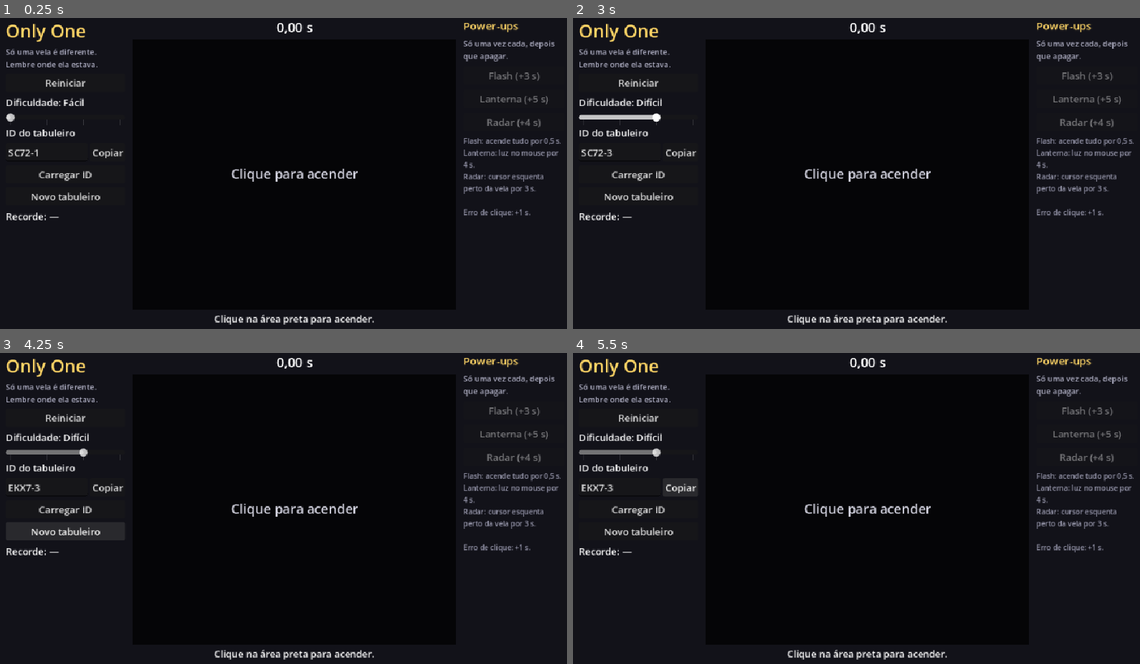
Above: before the commit, frames 1-4 (two rows, left to right).
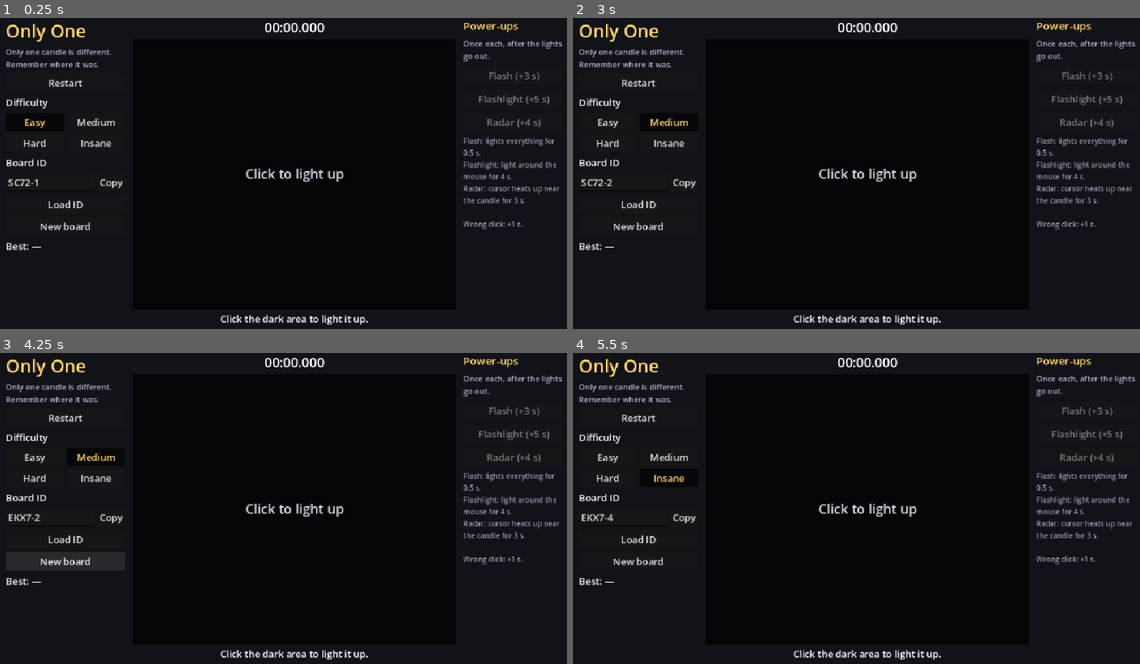
Above: after the commit, the same moments.

Repository: samhk222/samuca-game-jam
Game: Godot game, scene res://scenes/main.tscn
Two runs of this game, one before a commit and one after it. Both use one fixed random seed, a clock stepped at 60 frames per second and the inputs below.
Inputs (mouse positions are in pixels of both pictures, inside the frame that each line leads up to):
- Up to frame 1 (0.25 s): no input
- Up to frame 2 (3 s): click "Reiniciar" (after the commit: "Restart") at 0.5 s; click "Copiar" (after the commit: "Copy") at 1.25 s; click "Carregar ID" (after the commit: "Load ID") at 2 s; click (669, 120) at 2.75 s, where only the run after the commit has a clickable "Medium"
- Up to frame 3 (4.25 s): click "Novo tabuleiro" (after the commit: "New board") at 3.5 s
- Up to frame 4 (5.5 s): click (607, 477) at 4.25 s, where only the run after the commit has a clickable "Hard"; click (669, 477) at 5 s, where only the run after the commit has a clickable "Insane"

The runs differ from the first frame. In frame 1, 5.0% of the frame differs, in the area x 1-100%, y 1-99%; in frame 2, 5.2%; in frame 3, 5.3%; in frame 4, 5.3%.

Commit message:
feat: English UI, difficulty buttons instead of slider, millisecond timer
Co-Authored-By: Claude Opus 5.5 <noreply@anthropic.com>

Diff:
--- a/scenes/main.tscn
+++ b/scenes/main.tscn
@@ -53,27 +53,24 @@
 layout_mode = 2
 theme_override_colors/font_color = Color(0.7, 0.7, 0.78, 1)
 theme_override_font_sizes/font_size = 13
-text = "Só uma vela é diferente. Lembre onde ela estava."
+text = "Only one candle is different. Remember where it was."
 autowrap_mode = 3
 
 [node name="RestartButton" type="Button" parent="Margin/Columns/Left"]
 layout_mode = 2
-text = "Reiniciar"
+text = "Restart"
 
 [node name="LevelLabel" type="Label" parent="Margin/Columns/Left"]
 layout_mode = 2
-text = "Dificuldade: Fácil"
+text = "Difficulty"
 
-[node name="LevelSlider" type="HSlider" parent="Margin/Columns/Left"]
+[node name="LevelButtons" type="GridContainer" parent="Margin/Columns/Left"]
 layout_mode = 2
-max_value = 3.0
-rounded = true
-tick_count = 4
-ticks_on_borders = true
+columns = 2
 
 [node name="IdLabel" type="Label" parent="Margin/Columns/Left"]
 layout_mode = 2
-text = "ID do tabuleiro"
+text = "Board ID"
 
 [node name="IdRow" type="HBoxContainer" parent="Margin/Columns/Left"]
 layout_mode = 2
@@ -85,25 +82,25 @@
 
 [node name="CopyButton" type="Button" parent="Margin/Columns/Left/IdRow"]
 layout_mode = 2
-text = "Copiar"
+text = "Copy"
 
 [node name="LoadButton" type="Button" parent="Margin/Columns/Left"]
 layout_mode = 2
-text = "Carregar ID"
+text = "Load ID"
 
 [node name="NewButton" type="Button" parent="Margin/Columns/Left"]
 layout_mode = 2
-text = "Novo tabuleiro"
+text = "New board"
 
 [node name="IdError" type="Label" parent="Margin/Columns/Left"]
 visible = false
 layout_mode = 2
 theme_override_colors/font_color = Color(1, 0.4, 0.35, 1)
-text = "ID inválido"
+text = "Invalid ID"
 
 [node name="RecordLabel" type="Label" parent="Margin/Columns/Left"]
 layout_mode = 2
-text = "Recorde: —"
+text = "Best: —"
 
 [node name="Center" type="VBoxContainer" parent="Margin/Columns"]
 layout_mode = 2
@@ -112,7 +109,7 @@
 [node name="TimerLabel" type="Label" parent="Margin/Columns/Center"]
 layout_mode = 2
 theme_override_font_sizes/font_size = 22
-text = "0,00 s"
+text = "00:00.000"
 horizontal_alignment = 1
 
 [node name="PlayArea" type="Control" parent="Margin/Columns/Center"]
@@ -122,7 +119,7 @@
 
 [node name="StatusLabel" type="Label" parent="Margin/Columns/Center"]
 layout_mode = 2
-text = "Clique na área preta para acender."
+text = "Click the dark area to light it up."
 horizontal_alignment = 1
 autowrap_mode = 3
 
@@ -141,31 +138,31 @@
 layout_mode = 2
 theme_override_colors/font_color = Color(0.7, 0.7, 0.78, 1)
 theme_override_font_sizes/font_size = 13
-text = "Só uma vez cada, depois que apagar."
+text = "Once each, after the lights go out."
 autowrap_mode = 3
 
 [node name="FlashButton" type="Button" parent="Margin/Columns/Right"]
 layout_mode = 2
-tooltip_text = "Acende tudo por meio segundo."
+tooltip_text = "Lights everything up for half a second."
 text = "Flash (+3 s)"
 
 [node name="LanternButton" type="Button" parent="Margin/Columns/Right"]
 layout_mode = 2
-tooltip_text = "Uma luz segue o mouse por 4 segundos."
-text = "Lanterna (+5 s)"
+tooltip_text = "A light follows your mouse for 4 seconds."
+text = "Flashlight (+5 s)"
 
 [node name="RadarButton" type="Button" parent="Margin/Columns/Right"]
 layout_mode = 2
-tooltip_text = "Por 3 segundos o cursor fica vermelho perto da vela e azul longe."
+tooltip_text = "For 3 seconds your cursor turns red near the candle and blue far away."
 text = "Radar (+4 s)"
 
 [node name="PowerHelp" type="Label" parent="Margin/Columns/Right"]
 layout_mode = 2
 theme_override_colors/font_color = Color(0.6, 0.6, 0.68, 1)
 theme_override_font_sizes/font_size = 12
-text = "Flash: acende tudo por 0,5 s.
-Lanterna: luz no mouse por 4 s.
-Radar: cursor esquenta perto da vela por 3 s.
+text = "Flash: lights everything for 0.5 s.
+Flashlight: light around the mouse for 4 s.
+Radar: cursor heats up near the candle for 3 s.
 
-Erro de clique: +1 s."
+Wrong click: +1 s."
 autowrap_mode = 3
--- a/scripts/game/difficulty.gd
+++ b/scripts/game/difficulty.gd
@@ -1,7 +1,7 @@
 extends RefCounted
 ## All difficulty tuning lives here. Tweak after playtesting.
 
-const LEVEL_NAMES := ["Fácil", "Médio", "Difícil", "Insano"]
+const LEVEL_NAMES := ["Easy", "Medium", "Hard", "Insane"]
 
 ## Seconds added for each click that misses the unique candle.
 const MISS_PENALTY := 1.0
--- a/scripts/game/play_area.gd
+++ b/scripts/game/play_area.gd
@@ -92,7 +92,7 @@
 	draw_rect(Rect2(Vector2.ZERO, size), LIT_BACKGROUND if show_all else BACKGROUND)
 
 	if phase == RoundState.Phase.WAITING:
-		_draw_centered_text("Clique para acender", 22, Color(0.85, 0.85, 0.9))
+		_draw_centered_text("Click to light up", 22, Color(0.85, 0.85, 0.9))
 		return
 
 	var mouse := get_local_mouse_position()
--- a/scripts/game/powerups.gd
+++ b/scripts/game/powerups.gd
@@ -4,7 +4,7 @@
 
 const ALL: Array[Dictionary] = [
 	{"id": "flash", "name": "Flash", "duration": 0.5, "penalty": 3.0},
-	{"id": "lantern", "name": "Lanterna", "duration": 4.0, "penalty": 5.0},
+	{"id": "lantern", "name": "Flashlight", "duration": 4.0, "penalty": 5.0},
 	{"id": "radar", "name": "Radar", "duration": 3.0, "penalty": 4.0},
 ]
 
--- a/scripts/main.gd
+++ b/scripts/main.gd
@@ -14,8 +14,7 @@
 @onready var play_area: Control = $Margin/Columns/Center/PlayArea
 @onready var timer_label: Label = $Margin/Columns/Center/TimerLabel
 @onready var status_label: Label = $Margin/Columns/Center/StatusLabel
-@onready var level_label: Label = $Margin/Columns/Left/LevelLabel
-@onready var level_slider: HSlider = $Margin/Columns/Left/LevelSlider
+@onready var level_buttons: GridContainer = $Margin/Columns/Left/LevelButtons
 @onready var id_edit: LineEdit = $Margin/Columns/Left/IdRow/IdEdit
 @onready var id_error: Label = $Margin/Columns/Left/IdError
 @onready var record_label: Label = $Margin/Columns/Left/RecordLabel
@@ -33,11 +32,21 @@
 	$Margin/Columns/Left/LoadButton.pressed.connect(_load_typed_id)
 	$Margin/Columns/Left/IdRow/CopyButton.pressed.connect(func(): DisplayServer.clipboard_set(current_id))
 	id_edit.text_submitted.connect(func(_text): _load_typed_id())
-	level_slider.value_changed.connect(func(value): _load_board(current_seed, int(value)))
+	var level_group := ButtonGroup.new()
+	for level in Difficulty.LEVEL_NAMES.size():
+		var button := Button.new()
+		button.text = Difficulty.LEVEL_NAMES[level]
+		button.toggle_mode = true
+		button.button_group = level_group
+		button.size_flags_horizontal = Control.SIZE_EXPAND_FILL
+		button.add_theme_color_override("font_pressed_color", Color(1, 0.84, 0.4))
+		button.add_theme_color_override("font_hover_pressed_color", Color(1, 0.84, 0.4))
+		button.pressed.connect(func(): _load_board(current_seed, level))
+		level_buttons.add_child(button)
 	for id in powerup_buttons:
 		powerup_buttons[id].pressed.connect(play_area.activate_powerup.bind(id))
 	play_area.state_changed.connect(_on_state_changed)
-	play_area.miss_clicked.connect(func(): status_label.text = "Errou! +1 s")
+	play_area.miss_clicked.connect(func(): status_label.text = "Missed! +1 s")
 	play_area.finished.connect(_on_finished)
 	_load_board(BoardId.random_seed(), 0)
 
@@ -48,7 +57,7 @@
 		return
 	var text := _format_time(state.total_time())
 	if state.penalty > 0.0:
-		text += "  (penalidade +%s)" % _format_time(state.penalty)
+		text += "  (penalty +%d s)" % roundi(state.penalty)
 	timer_label.text = text
 	for id in powerup_buttons:
 		powerup_buttons[id].disabled = state.phase != RoundState.Phase.DARK or state.used.has(id)
@@ -61,8 +70,7 @@
 	current_id = BoardId.encode(seed, level)
 	id_edit.text = current_id
 	id_error.visible = false
-	level_slider.set_value_no_signal(level)
-	level_label.text = "Dificuldade: %s" % Difficulty.LEVEL_NAMES[level]
+	level_buttons.get_child(level).set_pressed_no_signal(true)
 	_update_record()
 	play_area.start_round(BoardGenerator.generate(seed, level))
 
@@ -79,27 +87,28 @@
 	var state: RoundState = play_area.state
 	match state.phase:
 		RoundState.Phase.WAITING:
-			status_label.text = "Clique na área preta para acender."
+			status_label.text = "Click the dark area to light it up."
 		RoundState.Phase.LIT:
-			status_label.text = "Memorize a vela diferente!"
+			status_label.text = "Memorize the odd candle!"
 		RoundState.Phase.DARK:
-			status_label.text = "Clique onde estava a vela diferente."
+			status_label.text = "Click where the odd candle was."
 
 
 func _on_finished(total: float, misses: int) -> void:
-	var text := "Achou! %s" % _format_time(total)
+	var text := "Found it! %s" % _format_time(total)
 	if misses > 0:
-		text += " (%d %s)" % [misses, "erro" if misses == 1 else "erros"]
+		text += " (%d %s)" % [misses, "miss" if misses == 1 else "misses"]
 	if records.submit(current_id, total):
-		text += " — Novo recorde!"
+		text += " — New best!"
 	status_label.text = text
 	_update_record()
 
 
 func _update_record() -> void:
 	var best := records.best(current_id)
-	record_label.text = "Recorde: —" if best < 0.0 else "Recorde: %s" % _format_time(best)
+	record_label.text = "Best: —" if best < 0.0 else "Best: %s" % _format_time(best)
 
 
 func _format_time(seconds: float) -> String:
-	return ("%.2f s" % seconds).replace(".", ",")
+	var millis := roundi(seconds * 1000.0)
+	return "%02d:%02d.%03d" % [millis / 60000, (millis / 1000) % 60, millis % 1000]
